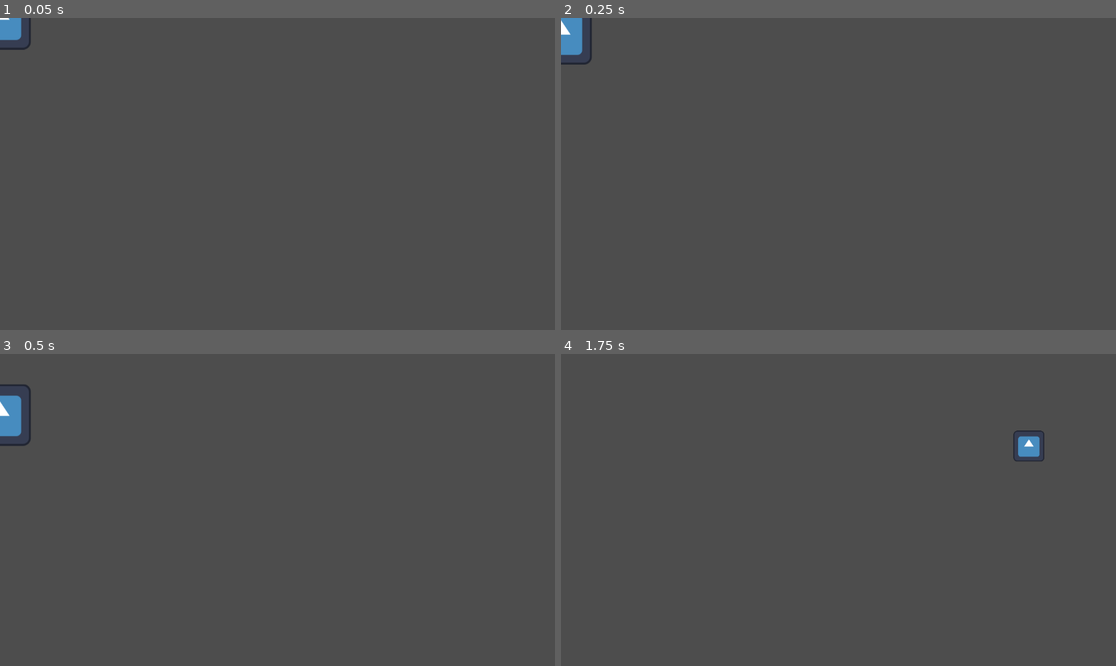
Above: before the commit, frames 1-4 (two rows, left to right).
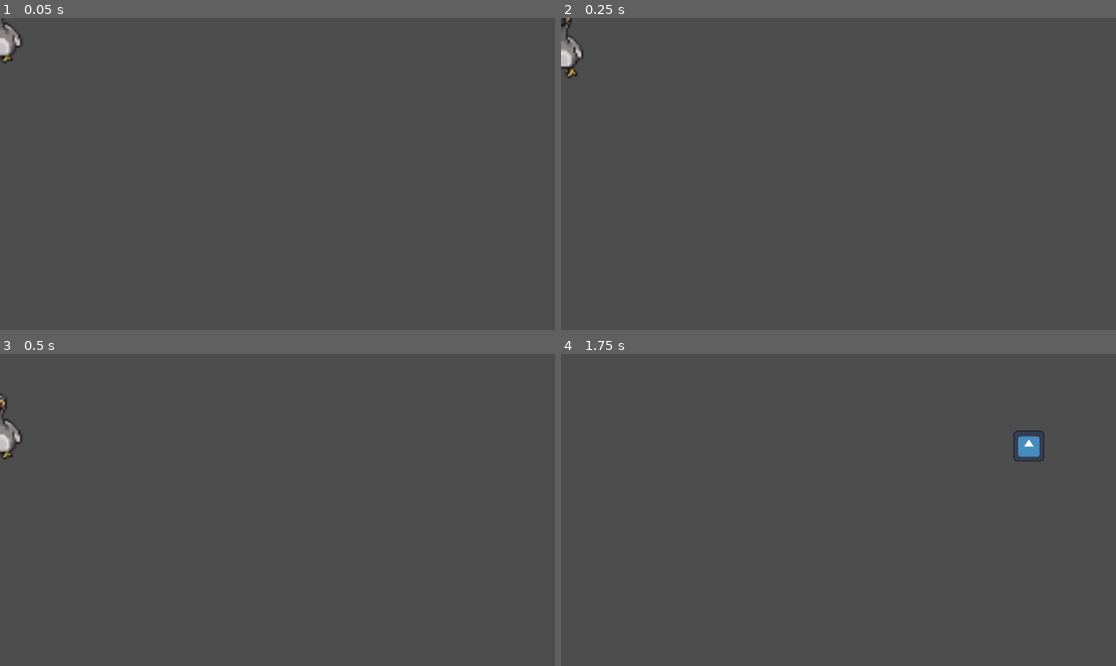
Above: after the commit, the same moments.

Repository: Jacma-pro/gam-jam
Game: Godot game, scene res://scenes/fire_player/fire_player.tscn
The game is run twice, just before and just after one commit, with the same random seed, the same clock (stepped at 60 frames per second) and the same inputs. The engine's default icon, where the game draws it, is replaced by a stand-in: a white triangle on a blue panel in a dark square.
Inputs:
- Up to frame 1 (0.05 s): no input
- Up to frame 2 (0.25 s): no input
- Up to frame 3 (0.5 s): no input
- Up to frame 4 (1.75 s): hold D (p1_right) from 0.53 s (still down); tap E (p1_shoot) at 0.6, 1.35 s; tap W (p1_up) at 0.77, 1.52 s

The runs differ from the first frame. In frame 1, 0.5% of the frame differs, in the area x 0-6%, y 0-15%; in frame 2, 0.7%; in frame 3, 0.8%, in the area x 0-6%, y 9-34%; in frame 4, nothing differs.

Commit message:
add : basic animation, walk & jump

Diff:
--- a/scenes/fire_player/fire_player.gd
+++ b/scenes/fire_player/fire_player.gd
@@ -12,7 +12,12 @@
 @export var action_jump: String = "p1_up"
 @export var action_shoot: String = "p1_shoot"
 
+@export var shoot_cooldown: float = 2.0
+var can_shoot: bool = true
+
 var gravity = ProjectSettings.get_setting("physics/2d/default_gravity")
+
+@onready var animated_sprite = $AnimatedSprite2D
 
 
 func _physics_process(delta: float) -> void:
@@ -21,7 +26,7 @@
 		velocity.y += gravity * delta
 
 	# Handle shooting.
-	if Input.is_action_just_pressed(action_shoot):
+	if Input.is_action_just_pressed(action_shoot) and can_shoot:
 		shoot()
 
 	# Handle jump.
@@ -35,11 +40,27 @@
 	else:
 		velocity.x = move_toward(velocity.x, 0, speed)
 
+	_update_animation(direction)
 	move_and_slide()
 
 
+func _update_animation(direction):
+	if not is_on_floor():
+		animated_sprite.play("p1_jump")
+	elif direction != 0:
+		animated_sprite.play("p1_right")
+	else:
+		animated_sprite.play("p1_right")
+		animated_sprite.stop()
+		animated_sprite.frame = 0
+
+
 func shoot():
+	can_shoot = false
 	var fireball = fireball_scene.instantiate()
 	fireball.position = position + Vector2(100, 0)
 
 	get_parent().add_child(fireball)
+
+	await get_tree().create_timer(shoot_cooldown).timeout
+	can_shoot = true
--- a/scenes/fire_player/fire_player.tscn
+++ b/scenes/fire_player/fire_player.tscn
@@ -1,17 +1,88 @@
-[gd_scene load_steps=4 format=3 uid="uid://wvuatb5lo2f0"]
+[gd_scene load_steps=12 format=3 uid="uid://wvuatb5lo2f0"]
 
-[ext_resource type="Texture2D" uid="uid://blfqg621u87rd" path="res://icon.svg" id="1_i0wps"]
 [ext_resource type="Script" uid="uid://dcn8olcl5w8o4" path="res://scenes/fire_player/fire_player.gd" id="1_qqxw6"]
+[ext_resource type="Texture2D" uid="uid://ba1iar8rh8b2f" path="res://assets/dodo.png" id="2_qqxw6"]
 
 [sub_resource type="CapsuleShape2D" id="CapsuleShape2D_qqxw6"]
 radius = 64.0
-height = 128.0
+height = 176.0
+
+[sub_resource type="AtlasTexture" id="AtlasTexture_qqxw6"]
+atlas = ExtResource("2_qqxw6")
+region = Rect2(0, 100, 37, 50)
+
+[sub_resource type="AtlasTexture" id="AtlasTexture_8qqkx"]
+atlas = ExtResource("2_qqxw6")
+region = Rect2(37, 100, 37, 50)
+
+[sub_resource type="AtlasTexture" id="AtlasTexture_plpw6"]
+atlas = ExtResource("2_qqxw6")
+region = Rect2(74, 100, 37, 50)
+
+[sub_resource type="AtlasTexture" id="AtlasTexture_rlfdi"]
+atlas = ExtResource("2_qqxw6")
+region = Rect2(37, 50, 37, 50)
+
+[sub_resource type="AtlasTexture" id="AtlasTexture_epuyc"]
+atlas = ExtResource("2_qqxw6")
+region = Rect2(0, 50, 37, 50)
+
+[sub_resource type="AtlasTexture" id="AtlasTexture_cqvoo"]
+atlas = ExtResource("2_qqxw6")
+region = Rect2(37, 50, 37, 50)
+
+[sub_resource type="AtlasTexture" id="AtlasTexture_re5xv"]
+atlas = ExtResource("2_qqxw6")
+region = Rect2(74, 50, 37, 50)
+
+[sub_resource type="SpriteFrames" id="SpriteFrames_cqvoo"]
+animations = [{
+"frames": [],
+"loop": true,
+"name": &"default",
+"speed": 5.0
+}, {
+"frames": [{
+"duration": 1.0,
+"texture": SubResource("AtlasTexture_qqxw6")
+}, {
+"duration": 1.0,
+"texture": SubResource("AtlasTexture_8qqkx")
+}, {
+"duration": 1.0,
+"texture": SubResource("AtlasTexture_plpw6")
+}],
+"loop": true,
+"name": &"p1_jump",
+"speed": 5.0
+}, {
+"frames": [{
+"duration": 1.0,
+"texture": SubResource("AtlasTexture_rlfdi")
+}, {
+"duration": 1.0,
+"texture": SubResource("AtlasTexture_epuyc")
+}, {
+"duration": 1.0,
+"texture": SubResource("AtlasTexture_cqvoo")
+}, {
+"duration": 1.0,
+"texture": SubResource("AtlasTexture_re5xv")
+}],
+"loop": true,
+"name": &"p1_right",
+"speed": 5.0
+}]
 
 [node name="FirePlayer" type="CharacterBody2D"]
 script = ExtResource("1_qqxw6")
 
-[node name="Sprite2D" type="Sprite2D" parent="."]
-texture = ExtResource("1_i0wps")
+[node name="CollisionShape2D" type="CollisionShape2D" parent="."]
+position = Vector2(0, 4)
+shape = SubResource("CapsuleShape2D_qqxw6")
 
-[node name="CollisionShape2D" type="CollisionShape2D" parent="."]
-shape = SubResource("CapsuleShape2D_qqxw6")
+[node name="AnimatedSprite2D" type="AnimatedSprite2D" parent="."]
+scale = Vector2(4, 4)
+sprite_frames = SubResource("SpriteFrames_cqvoo")
+animation = &"p1_jump"
+frame_progress = 0.7067751
Binary file added: assets/dodo.png
Not shown, added: assets/dodo.png.import
